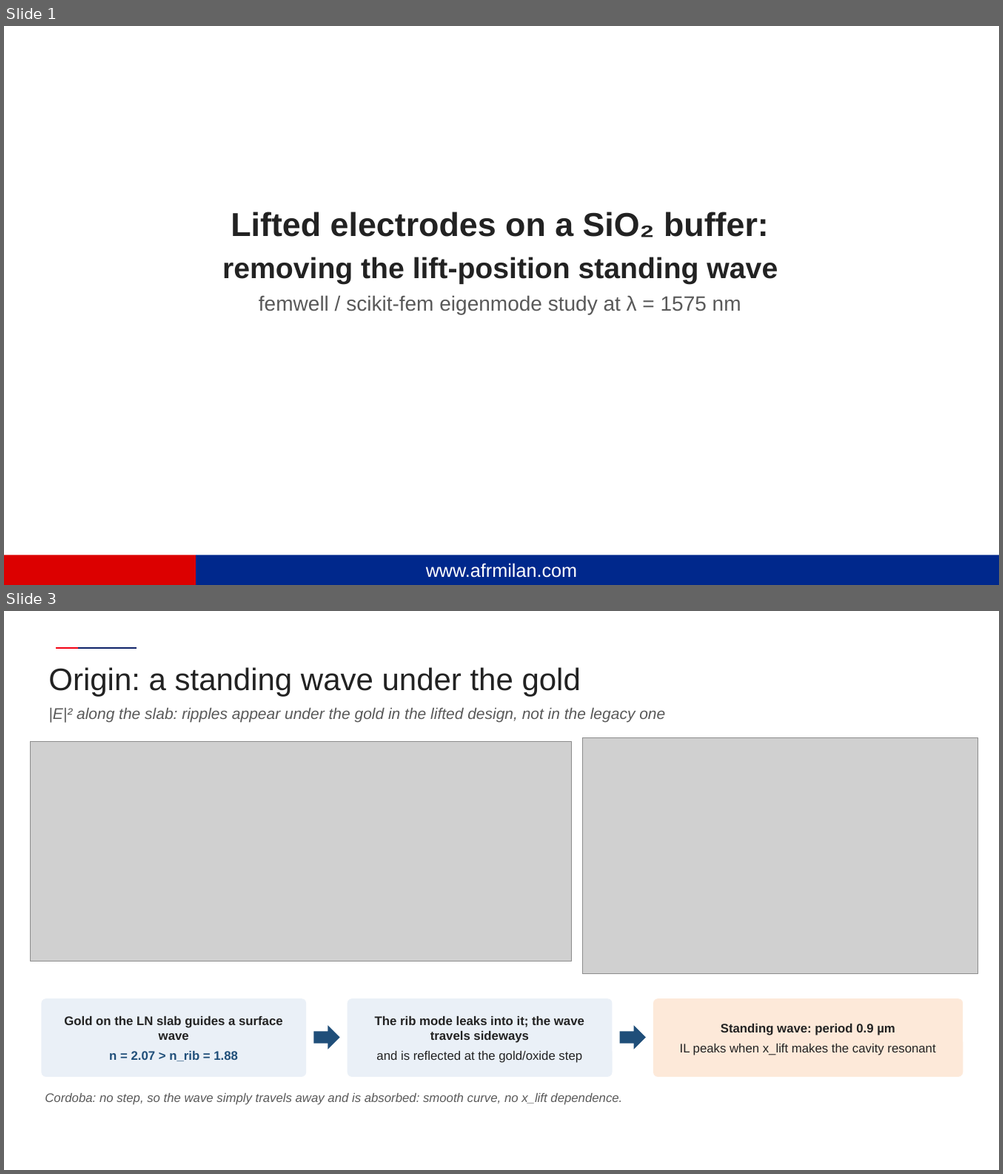
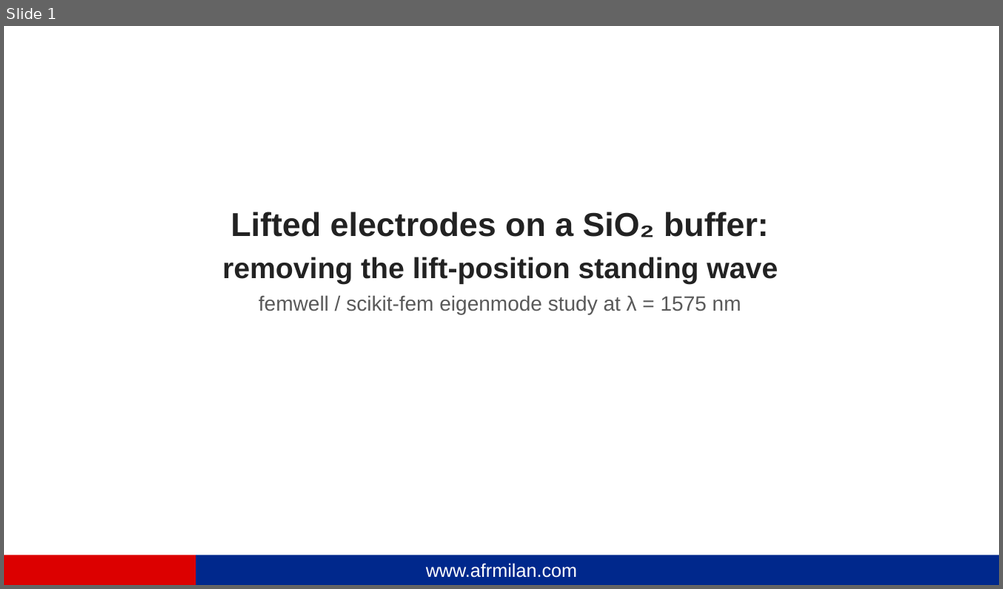
Before and after one commit to andreimuresian/claude, a slide deck: results/buffer/VPI_Lisbon_Lifted_buffer-meeting.pptx. Shown one above the other, each under a label of ours: slides 1 and 3 before the commit, slide 1 after it; the slides between them are not shown. The pictures are 1003x1174 and 1003x589 pixels, drawn with LibreOffice and Linux fonts; fonts in the diff are those of the drawing; grey boxes stand for pictures; background and template pictures are left out. Boxes give left, top, right and bottom in pixels: in the first picture for what was removed or moved away, otherwise in the second. Text is boxed around its words. In the diff, an @@ line names an element or a change of style, - is before the commit and + after.

```diff
--- a/results/buffer/VPI_Lisbon_Lifted_buffer-meeting.pptx
+++ b/results/buffer/VPI_Lisbon_Lifted_buffer-meeting.pptx
@@ slide 3 removed at (4,611,999,1170), background #FFFFFF @@
@@ line removed from (56, 648) to (80, 648) @@
@@ line removed from (78, 648) to (136, 648) @@
@@ text removed at (48,667,580,696) @@
-Origin: a standing wave under the gold
@@ text removed at (48,708,665,723) @@
-|E|² along the slab: ripples appear under the gold in the lifted design, not in the legacy one
@@ picture removed at (30,741,571,962) @@
@@ picture removed at (582,738,978,974) @@
@@ rounded rectangle removed at (41,999,306,1077) @@
-Gold on the LN slab guides a surface wave
-n = 2.07 > n_rib = 1.88
@@ rounded rectangle removed at (347,999,612,1077) @@
-The rib mode leaks into it; the wave travels sideways
-and is reflected at the gold/oxide step
@@ rounded rectangle removed at (653,999,963,1077) @@
-Standing wave: period 0.9 µm
-IL peaks when x_lift makes the cavity resonant
@@ right arrow removed at (313,1026,340,1050) @@
@@ right arrow removed at (620,1026,646,1050) @@
@@ text removed at (45,1093,622,1105) @@
-Cordoba: no step, so the wave simply travels away and is absorbed: smooth curve, no x_lift dependence.
```
Also in this commit, not shown: 1 slide changed, 1 slide added, 1 other file.
